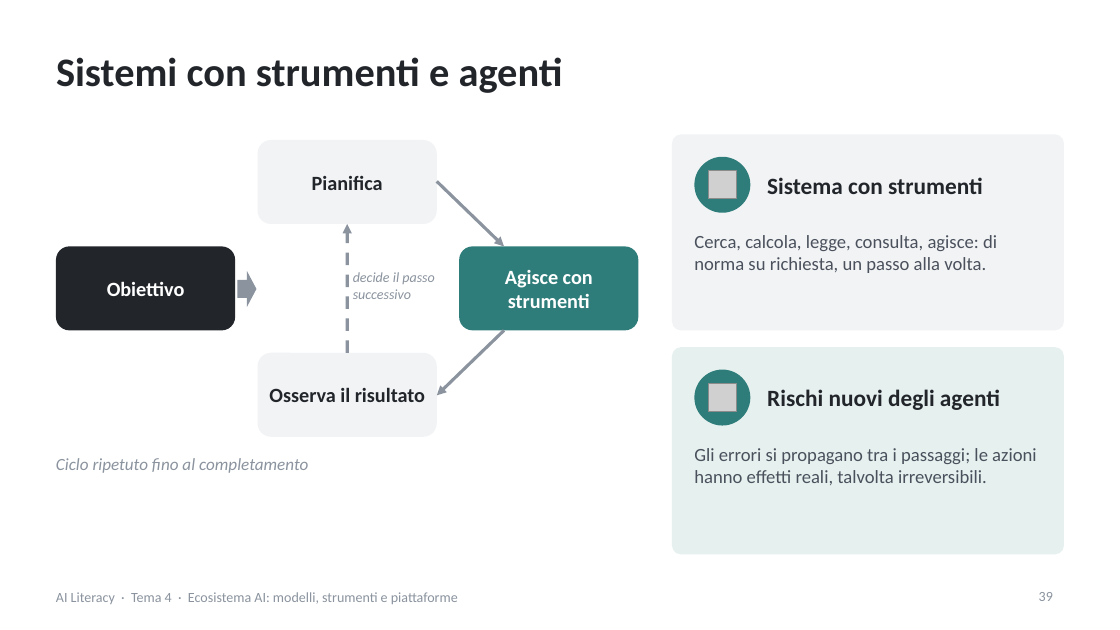
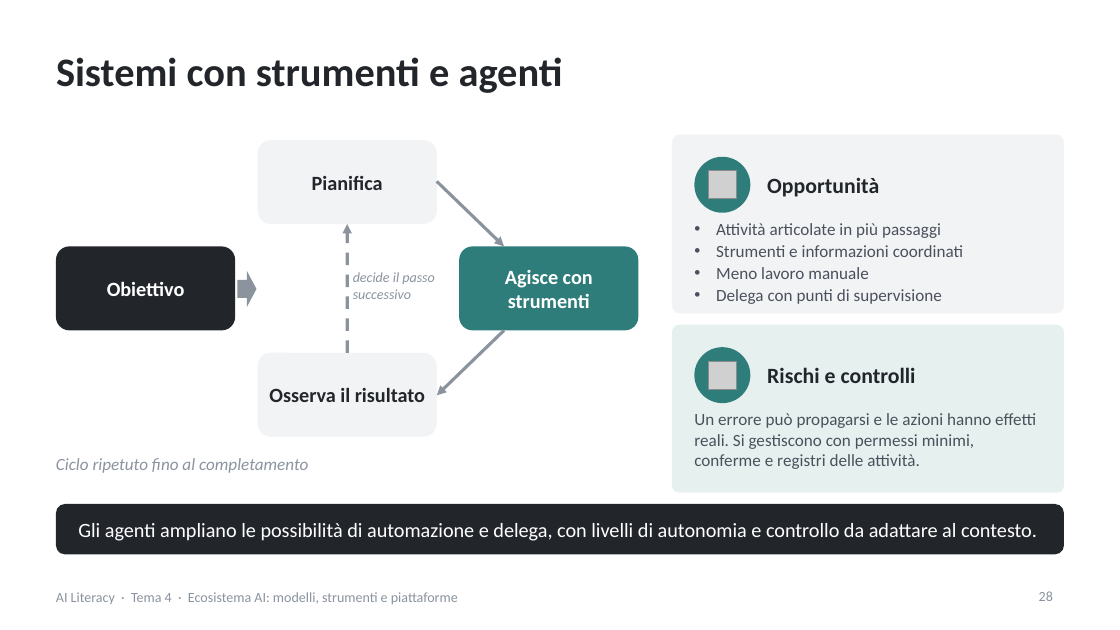
Before and after one commit to NetAi-IT/Formazione-AI-Literacy-Official, a slide deck: slide 28 of Base/Tema4_Ecosistema_AI.pptx (slide 39 before the commit). Drawn at 1120x630 pixels with LibreOffice and Linux fonts; fonts in the diff are those of the drawing; grey boxes stand for pictures. Boxes give left, top, right and bottom in pixels: in the first picture for what was removed or moved away, otherwise in the second. Text is boxed around its words. In the diff, an @@ line names an element or a change of style, - is before the commit and + after.

```diff
--- a/Base/Tema4_Ecosistema_AI.pptx
+++ b/Base/Tema4_Ecosistema_AI.pptx
@@ rounded rectangle: place and size @@
-rounded rectangle at (672, 134, 1064, 330)
+rounded rectangle at (672, 134, 1064, 314)
@@ text at (767, 177, 879, 197): text changed; size 15 to 14 pt @@
-Sistema con strumenti
+Opportunità
@@ text at (716, 223, 963, 304): text changed; size 12 to 11 pt @@
-Cerca, calcola, legge, consulta, agisce: di norma su richiesta, un passo alla volta.
+• Attività articolate in più passaggi
+• Strumenti e informazioni coordinati
+• Meno lavoro manuale
+• Delega con punti di supervisione
@@ rounded rectangle: place and size @@
-rounded rectangle at (672, 347, 1064, 554)
+rounded rectangle at (672, 325, 1064, 493)
@@ ellipse: place and size @@
-ellipse at (694, 370, 750, 426)
+ellipse at (694, 347, 750, 403)
@@ picture: place and size @@
-picture at (709, 383, 737, 411)
+picture at (709, 362, 737, 390)
@@ text at (767, 367, 916, 383): text changed; size 15 to 14 pt @@
-Rischi nuovi degli agenti
+Rischi e controlli
@@ text at (694, 413, 1036, 469): text changed; size 12 to 11 pt @@
-Gli errori si propagano tra i passaggi; le azioni hanno effetti reali, talvolta irreversibili.
+Un errore può propagarsi e le azioni hanno effetti reali. Si gestiscono con permessi minimi, conferme e registri delle attività.
@@ rounded rectangle added at (56, 504, 1064, 554), fill #22262B @@
@@ text added at (78, 523, 1037, 541), 13 pt, text #FFFFFF @@
+Gli agenti ampliano le possibilità di automazione e delega, con livelli di autonomia e controllo da adattare al contesto.
@@ page number at (1039, 591, 1053, 601): text changed @@
-39
+28
```
Also in this commit, not shown: 27 other slides changed, 1 slide added, 22 slides removed, 13 other files.
